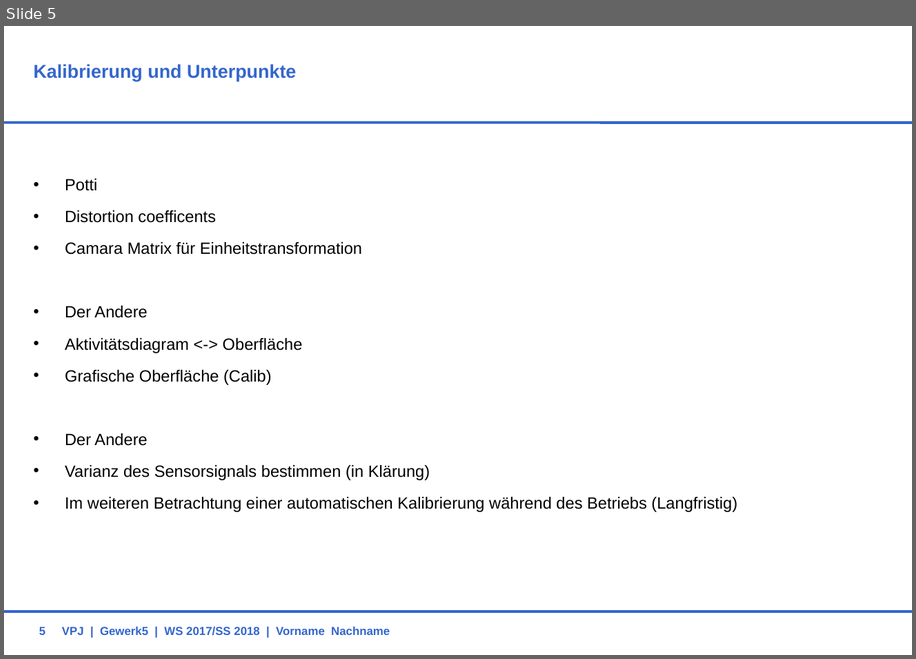
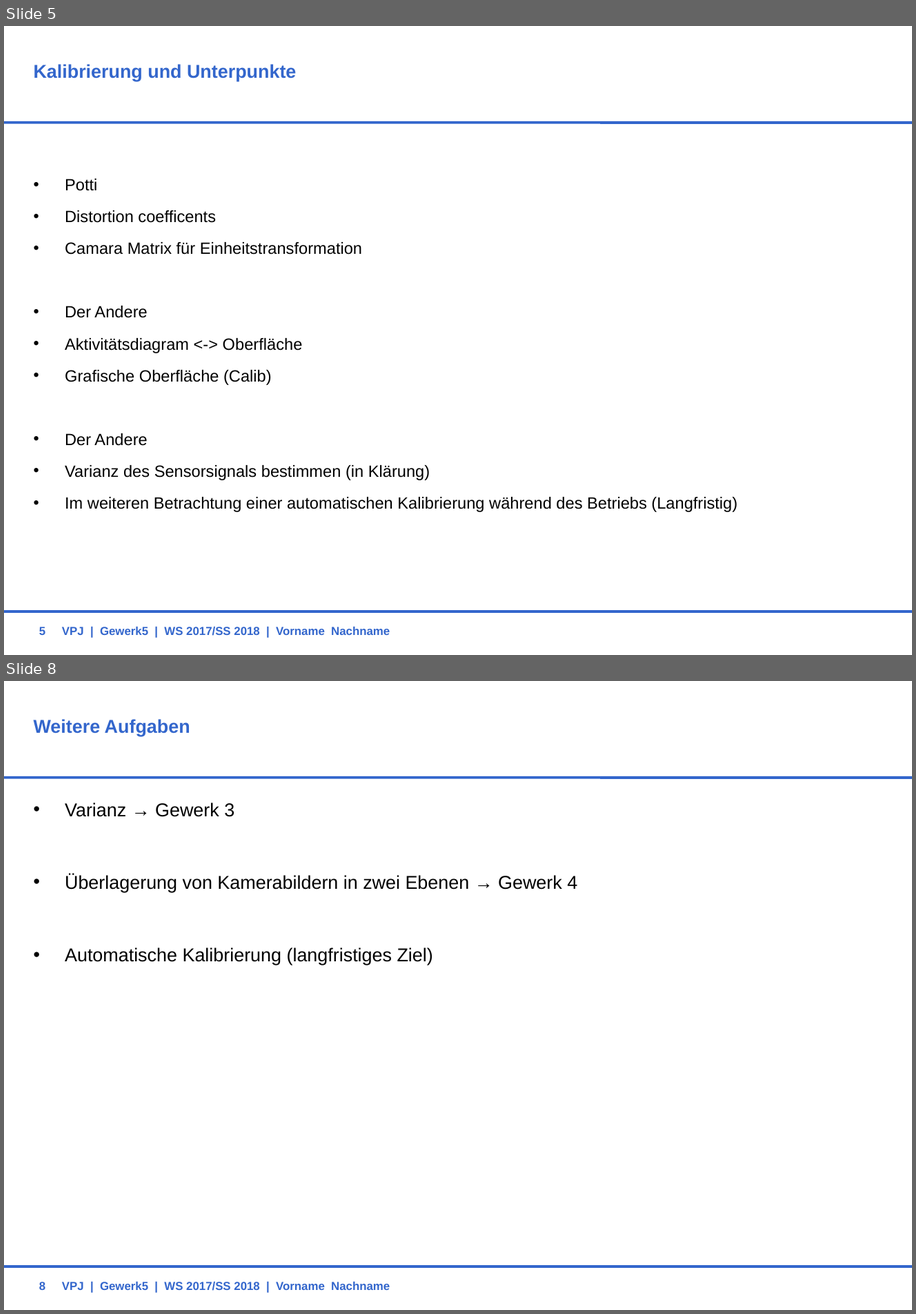
Before and after one commit to HassibShaq/VPJW17G5, a slide deck: 99_TEMP/Benny/G5Calib.ppt. Shown one above the other, each under a label of ours: slide 5 before the commit, slides 5 and 8 after it; the slides between them are not shown. The pictures are 916x659 and 916x1314 pixels, drawn with LibreOffice and Linux fonts; fonts in the diff are those of the drawing; background and template pictures are left out. Boxes give left, top, right and bottom in pixels: in the first picture for what was removed or moved away, otherwise in the second. Text is boxed around its words. In the diff, an @@ line names an element or a change of style, - is before the commit and + after.

```diff
--- a/99_TEMP/Benny/G5Calib.ppt
+++ b/99_TEMP/Benny/G5Calib.ppt
@@ slide 8 added at [4,681,912,1310], background #FFFFFF; not listed: 2 template elements that a slide beside it also shows @@
@@ title added at [34,719,190,736], 16 pt, text #3366CC, bold @@
+Weitere Aufgaben
@@ text added at [65,802,577,965], 16 pt, text #000000 @@
+• Varianz → Gewerk 3
+• Überlagerung von Kamerabildern in zwei Ebenen → Gewerk 4
+• Automatische Kalibrierung (langfristiges Ziel)
@@ text added at [62,1281,390,1290], 10 pt, text #3366CC, bold @@
+VPJ | Gewerk5 | WS 2017/SS 2018 | Vorname Nachname
@@ page number added at [39,1281,45,1290], 10 pt, text #3366CC, bold @@
+8
```
Also in this commit, not shown: 1 slide changed, 1 other slide added, 8 other files.
